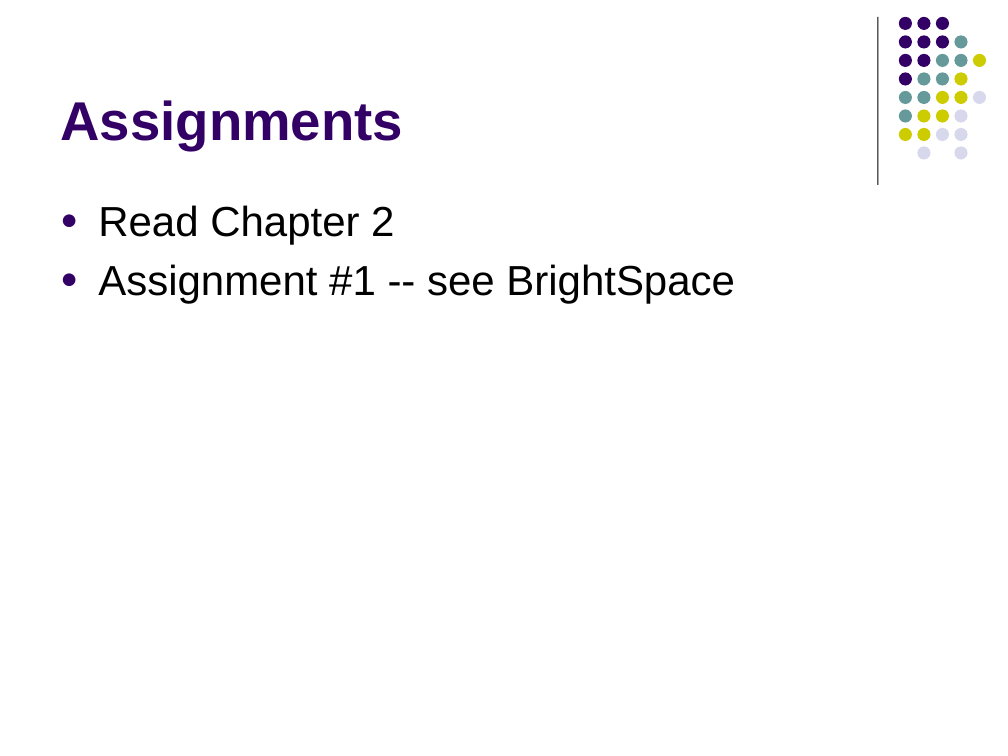
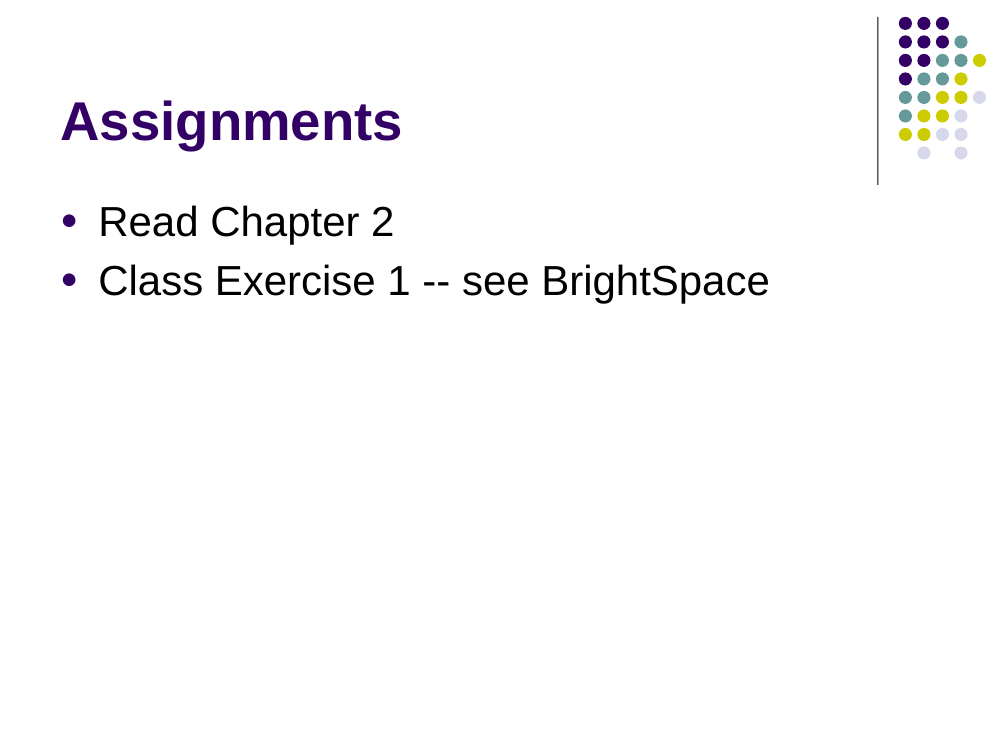
Before and after one commit to lutzhamel/CSC402, a slide deck: slide 35 of notes/csc402-ln002.pptx (slide 34 before the commit). Drawn at 1008x756 pixels with LibreOffice and Linux fonts; fonts in the diff are those of the drawing. Boxes give left, top, right and bottom in pixels: in the first picture for what was removed or moved away, otherwise in the second. Text is boxed around its words. In the diff, an @@ line names an element or a change of style, - is before the commit and + after.

```diff
--- a/notes/csc402-ln002.pptx
+++ b/notes/csc402-ln002.pptx
@@ text at <box>98,264,770,303</box>: text changed @@
-● Assignment #1 -- see BrightSpace
+● Class Exercise 1 -- see BrightSpace
```
Also in this commit, not shown: 1 slide added, 3 other files.
